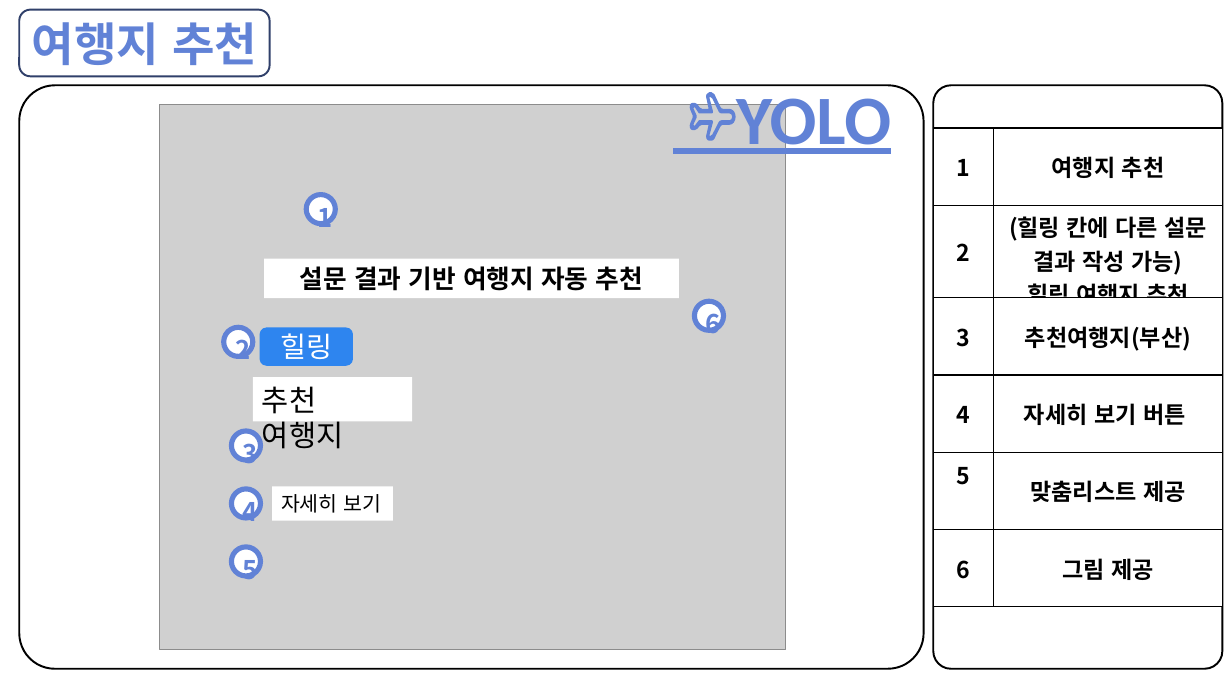
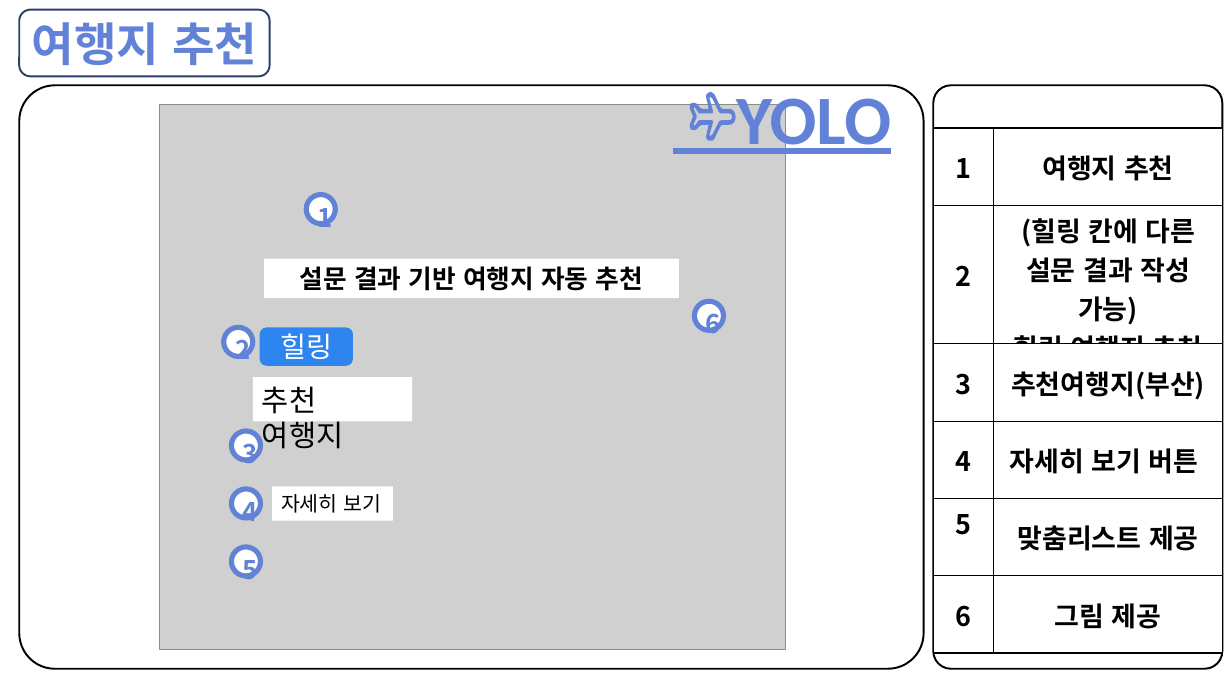
Before and after one commit to Ria007622/webtest, a slide deck: slide 10 of 2502110930 LMG.pptx (slide 8 before the commit). Drawn at 1232x693 pixels with LibreOffice and Linux fonts; fonts in the diff are those of the drawing; grey boxes stand for pictures. Boxes give left, top, right and bottom in pixels: in the first picture for what was removed or moved away, otherwise in the second. Text is boxed around its words. In the diff, an @@ line names an element or a change of style, - is before the commit and + after.

```diff
--- a/2502110930 LMG.pptx
+++ b/2502110930 LMG.pptx
@@ table at [933,128,1223,653] @@
@@ size 18 to 21 pt @@
```
Also in this commit, not shown: 8 other slides changed, 2 slides added.
